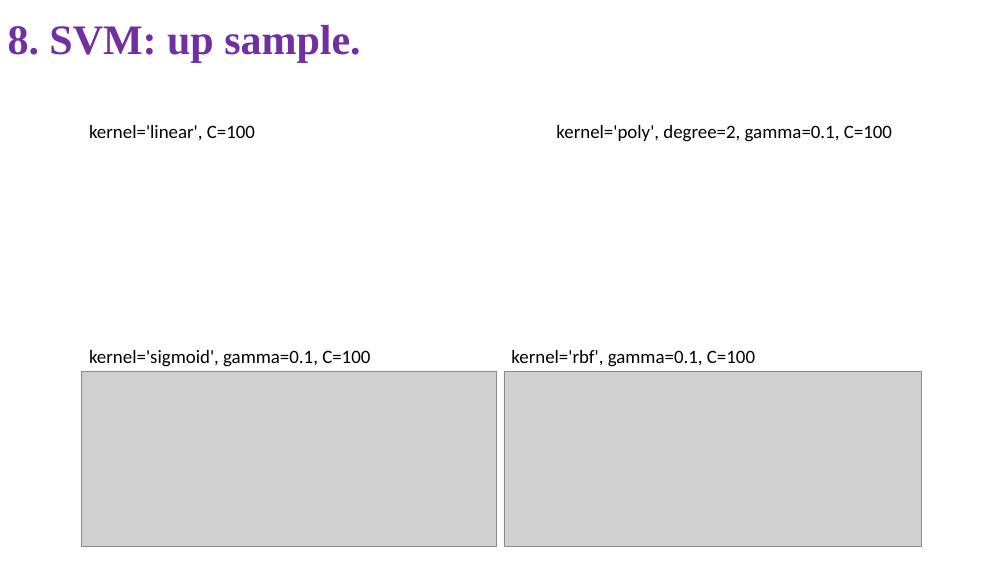
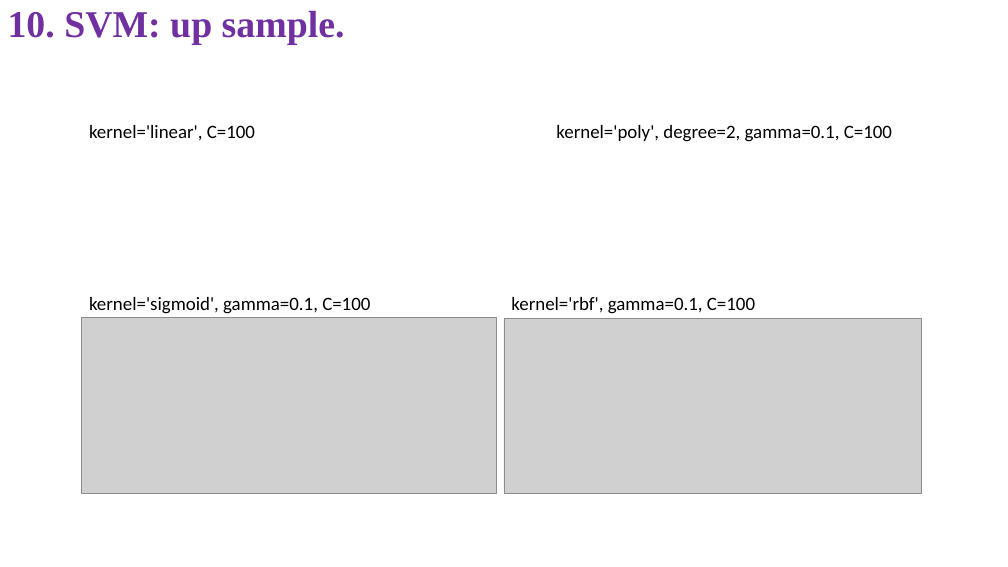
Before and after one commit to NghiLamPhuc/MachineLearning_2020_2021_HK1, a slide deck: slide 46 of FinalProject/Final.pptx (slide 45 before the commit). Drawn at 1008x567 pixels with LibreOffice and Linux fonts; fonts in the diff are those of the drawing; grey boxes stand for pictures. Boxes give left, top, right and bottom in pixels: in the first picture for what was removed or moved away, otherwise in the second. Text is boxed around its words. In the diff, an @@ line names an element or a change of style, - is before the commit and + after.

```diff
--- a/FinalProject/Final.pptx
+++ b/FinalProject/Final.pptx
@@ title at [8, 10, 345, 45]: text changed; size 40 to 36 pt @@
-8. SVM: up sample.
+10. SVM: up sample.
@@ 2 pictures, 2 texts: place and size @@
-2 pictures, 2 texts at [82, 350, 922, 547]
+2 pictures, 2 texts at [82, 297, 922, 494]
```
Also in this commit, not shown: 18 other slides changed, 50 other files.
